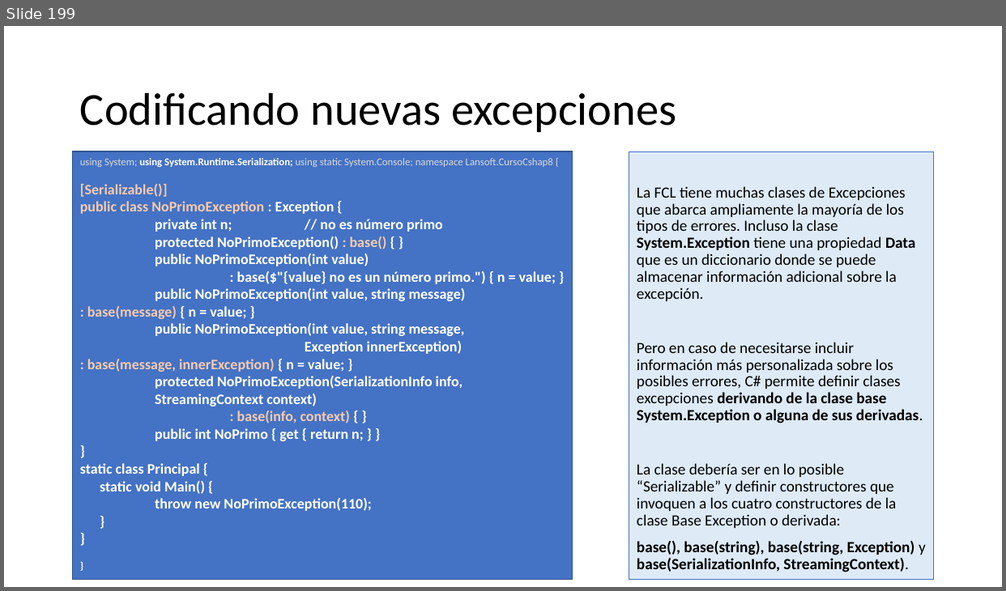
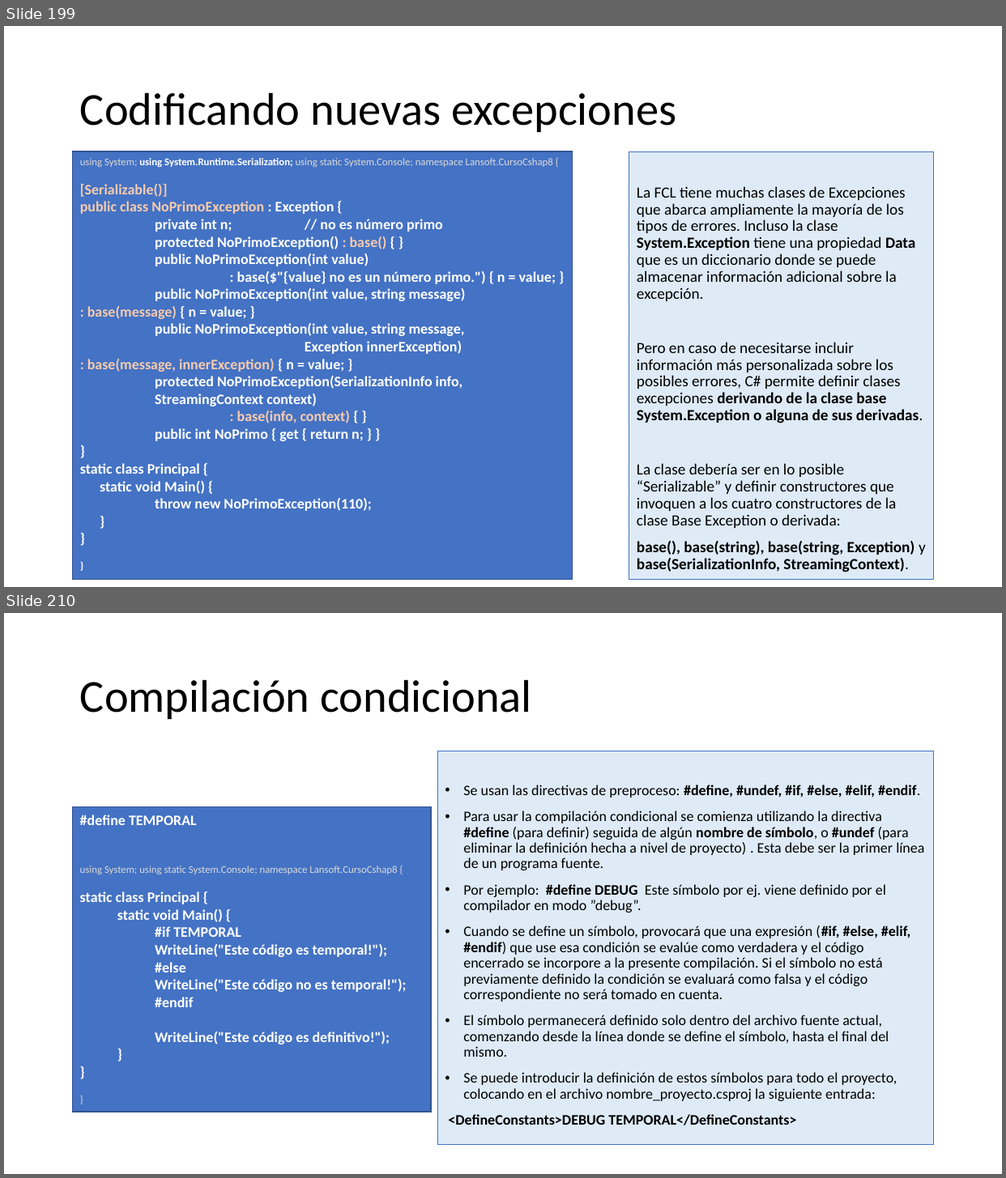
Before and after one commit to AlbertOsinaga/CursoCSharp__8, a slide deck: CSharpQuickReferencia.pptx. Shown one above the other, each under a label of ours: slide 199 before the commit, slides 199 and 210 after it; the slides between them are not shown. The pictures are 1006x591 and 1006x1178 pixels, drawn with LibreOffice and Linux fonts; fonts in the diff are those of the drawing. Boxes give left, top, right and bottom in pixels: in the first picture for what was removed or moved away, otherwise in the second. Text is boxed around its words. In the diff, an @@ line names an element or a change of style, - is before the commit and + after.

```diff
--- a/CSharpQuickReferencia.pptx
+++ b/CSharpQuickReferencia.pptx
@@ slide 210 added at <box>4,613,1002,1174</box>, background #FFFFFF @@
@@ title added at <box>80,679,532,719</box>, 44 pt, text #000000 @@
+Compilación condicional
@@ text added at <box>437,752,934,1144</box>, fill #DEEBF7, outline #4472C4 0.75 pt, 14 pt, text #000000 @@
+• Se usan las directivas de preproceso: #define, #undef, #if, #else, #elif, #endif.
+• Para usar la compilación condicional se comienza utilizando la directiva #define (para definir) seguida de algún nombre de símbolo, o #undef (para eliminar la definición hecha a nivel de proyecto) . Esta debe ser la primer línea de un programa fuente.
+• Por ejemplo: #define DEBUG Este símbolo por ej. viene definido por el compilador en modo ”debug”.
+• Cuando se define un símbolo, provocará que una expresión (#if, #else, #elif, #endif) que use esa condición se evalúe como verdadera y el código encerrado se incorpore a la presente compilación. Si el símbolo no está previamente definido la condición se evaluará como falsa y el código correspondiente no será tomado en cuenta.
+• El símbolo permanecerá definido solo dentro del archivo fuente actual, comenzando desde la línea donde se define el símbolo, hasta el final del mismo.
+• Se puede introducir la definición de estos símbolos para todo el proyecto, colocando en el archivo nombre_proyecto.csproj la siguiente entrada:
+<DefineConstants>DEBUG TEMPORAL</DefineConstants>
@@ rectangle added at <box>73,807,432,1112</box>, fill #4472C4, outline #325491 1 pt, 14 pt, text #FFFFFF, bold @@
+#define TEMPORAL
+using System; using static System.Console; namespace Lansoft.CursoCshap8 {
+static class Principal {
+  static void Main() {
+#if TEMPORAL
+WriteLine("Este código es temporal!");
+#else
+WriteLine("Este código no es temporal!");
+#endif
+WriteLine("Este código es definitivo!");
+  }
+}
+}
```
Also in this commit, not shown: 1 slide changed, 9 other slides added, 1 other file.
